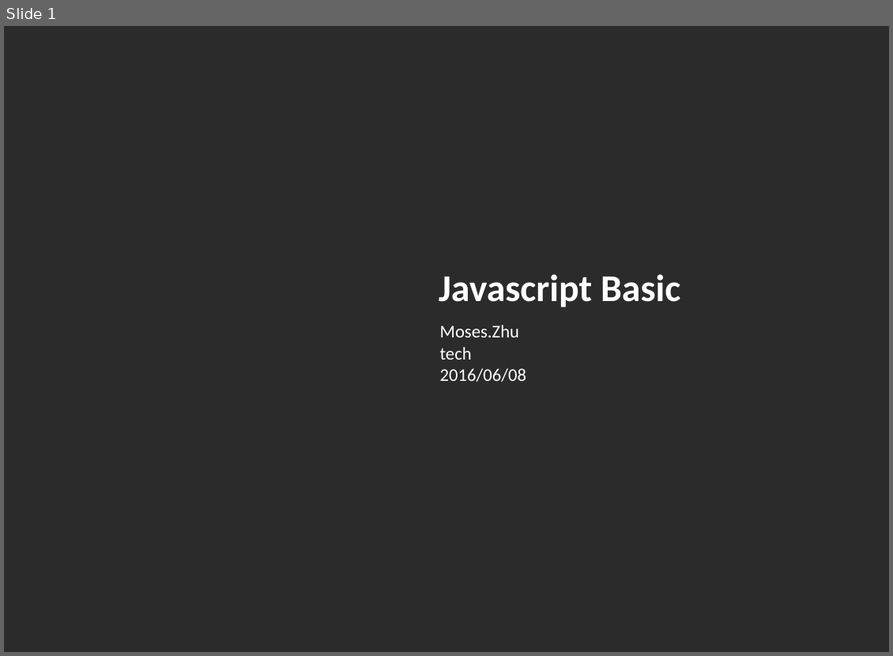
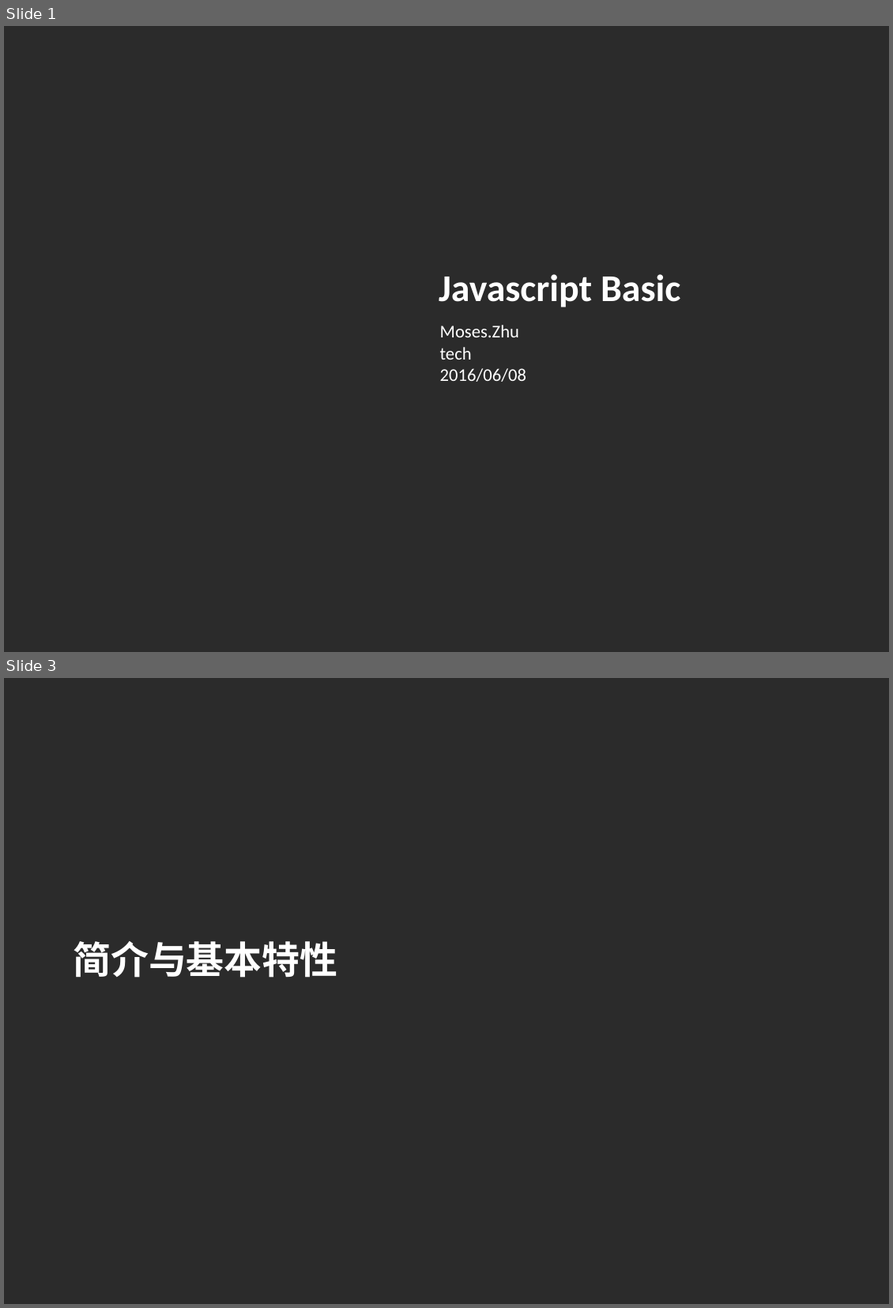
Before and after one commit to Moses824/Train-Javascript-Basic, a slide deck: Train_Javascript_Basic.ppt. Shown one above the other, each under a label of ours: slide 1 before the commit, slides 1 and 3 after it; the slides between them are not shown. The pictures are 893x656 and 893x1308 pixels, drawn with LibreOffice and Linux fonts; fonts in the diff are those of the drawing; background and template pictures are left out; a plain dark background stands for a picture behind light text. Boxes give left, top, right and bottom in pixels: in the first picture for what was removed or moved away, otherwise in the second. Text is boxed around its words. In the diff, an @@ line names an element or a change of style, - is before the commit and + after.

```diff
--- a/Train_Javascript_Basic.ppt
+++ b/Train_Javascript_Basic.ppt
@@ slide 3 added at (4,678,889,1304), background picture (left out) @@
@@ title added at (73,941,337,977), 36 pt, text #FFFFFF, bold @@
+简介与基本特性
```
Also in this commit, not shown: 17 other slides added, 2 slides removed.
